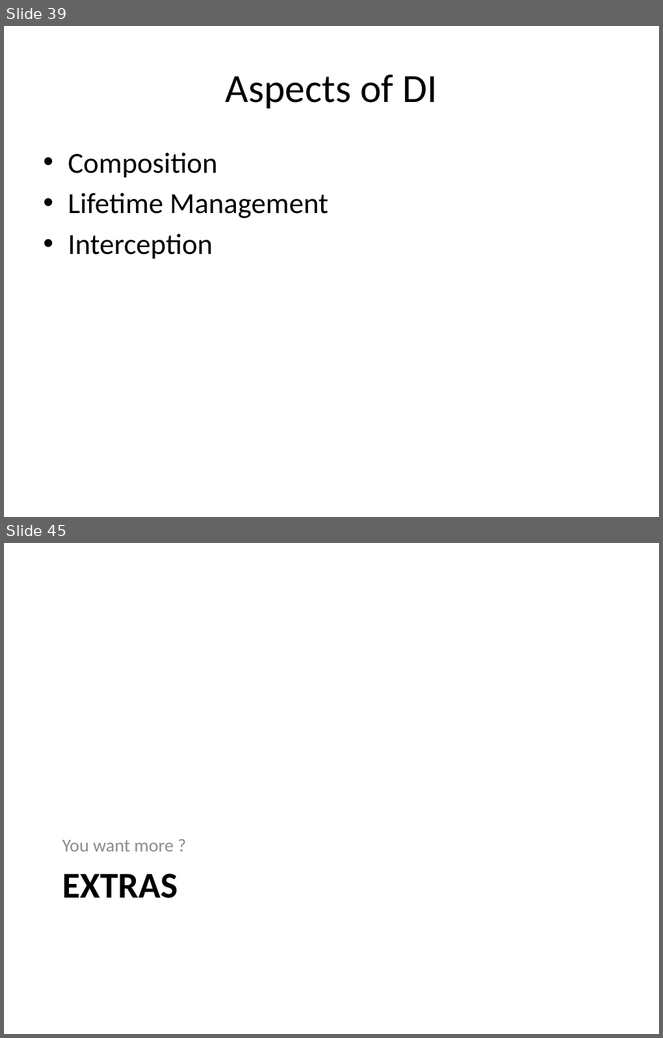
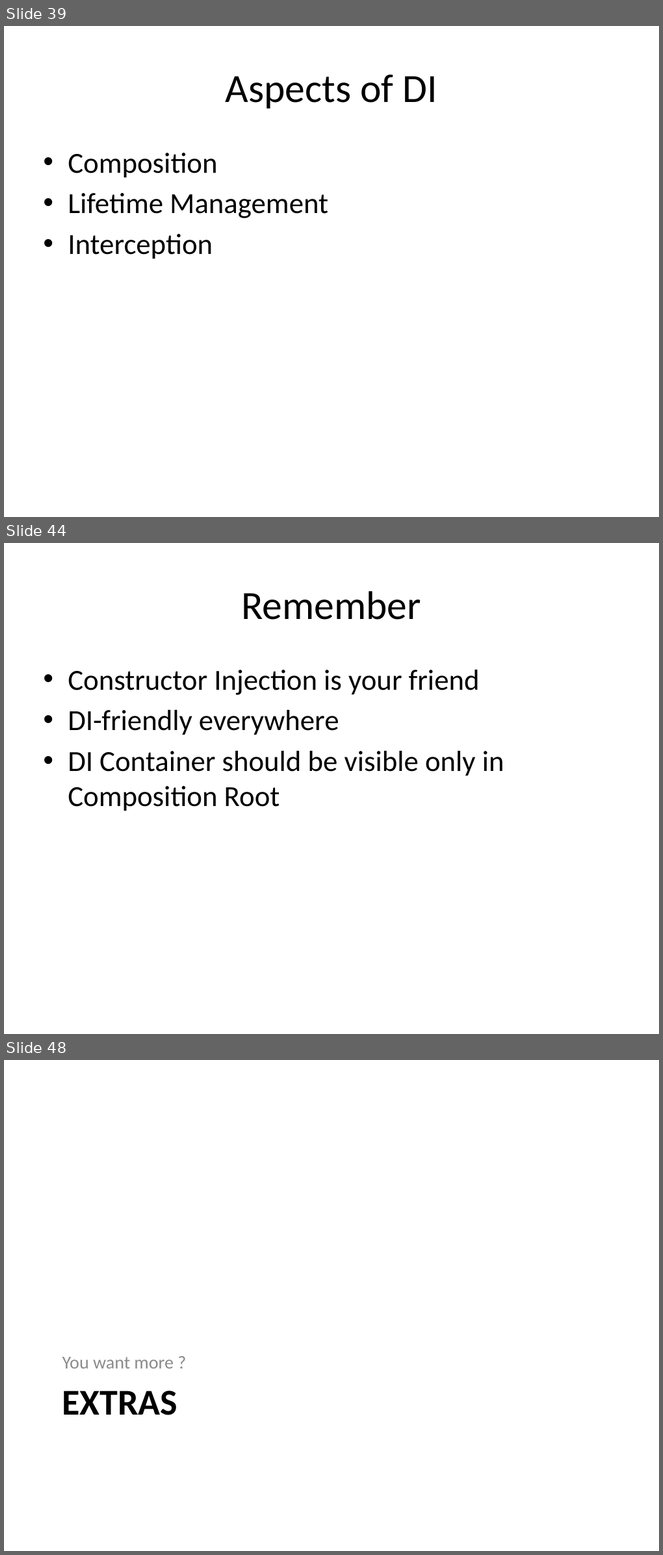
Before and after one commit to tsimbalar/DependencyInjectionTheRightWay, a slide deck: Dependency Injection - the right way.pptx. Shown one above the other, each under a label of ours: slides 39 and 45 before the commit, slides 39, 44 and 48 after it; the slides between them are not shown. The pictures are 663x1038 and 663x1555 pixels, drawn with LibreOffice and Linux fonts; fonts in the diff are those of the drawing. Boxes give left, top, right and bottom in pixels: in the first picture for what was removed or moved away, otherwise in the second. Text is boxed around its words. In the diff, an @@ line names an element or a change of style, - is before the commit and + after.

```diff
--- a/Dependency Injection - the right way.pptx
+++ b/Dependency Injection - the right way.pptx
@@ slide 44 added at [4, 543, 659, 1034], background #FFFFFF @@
@@ title added at [242, 591, 421, 620], 44 pt, text #000000 @@
+Remember
@@ text added at [68, 670, 504, 811], 32 pt, text #000000 @@
+• Constructor Injection is your friend
+• DI-friendly everywhere
+• DI Container should be visible only in Composition Root
@@ what was slide 45 is now slide 48 @@
```
Also in this commit, not shown: 3 slides changed, 3 other slides added, 1 slide removed.
